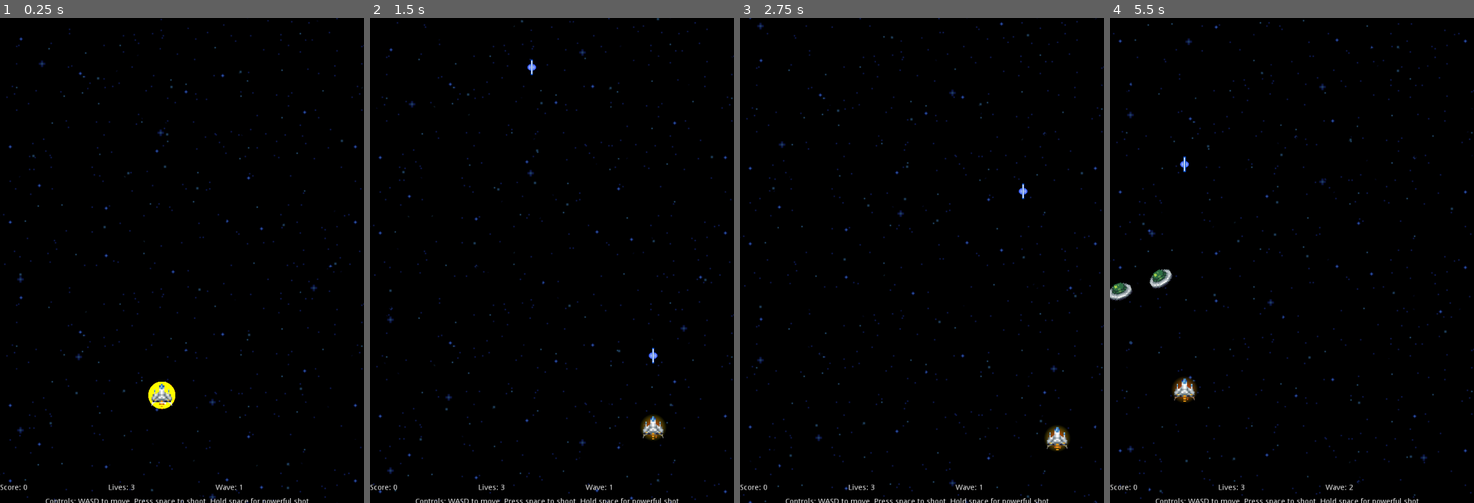
Above: before the commit, frames 1-4 (left to right).
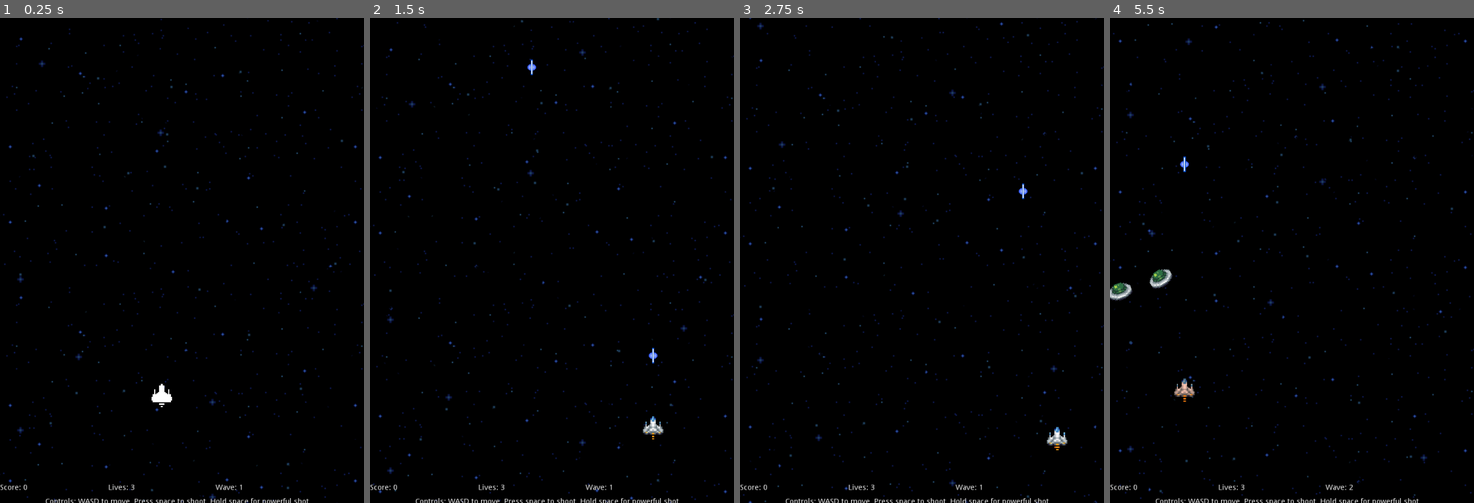
Above: after the commit, the same moments.

Repository: Imacds/ship-project-cs4700
Game: Godot game, scene res://Root.tscn
Same seed, same stepped clock (60 frames per second), same inputs: the game is played once before the commit and once after it.
Inputs:
- Up to frame 1 (0.25 s): no input
- Up to frame 2 (1.5 s): tap Space (shoot) at 0.5, 1.35 s; hold D (move_right) 0.53-1.28 s; hold Space (shoot) 0.53-1.28 s; hold S (move_down) from 1.28 s (still down)
- Up to frame 3 (2.75 s): tap Space (shoot) at 2 s; release S (move_down) at 2.03 s; hold D (move_right) from 2.03 s (still down); hold Space (shoot) from 2.03 s (still down)
- Up to frame 4 (5.5 s): release D (move_right) at 2.78 s; release Space (shoot) at 2.78 s; hold W (move_up) 2.78-3.53 s; tap Space (shoot) at 2.85, 3.5, 4.35 s; hold Space (shoot) 3.53-4.28 s; hold A (move_left) 3.53-5.03 s; hold S (move_down) from 5.03 s (still down); hold Space (shoot) from 5.03 s (still down)

The runs differ from the first frame. In frame 1, 0.3% of the frame differs, in the area x 40-49%, y 75-81%; in frame 2, 0.1%; in frame 3, 0.1%; in frame 4, 0.3%.

Commit message:
Fixed ship color change

Diff:
--- a/Ship.gd
+++ b/Ship.gd
@@ -45,13 +45,13 @@
 func update_ship_colors(delta):
 	if invulnerability > 0.0:
 		invulnerability -= delta
-		get_node("Sprite").modulate = Color(255, 255, 255)
+		get_node("AnimatedSprite").modulate = Color(255, 255, 255)
 	elif charge_counter >= time_til_charged:
-		$Sprite.modulate = Color.red
+		$AnimatedSprite.modulate = Color.red
 	elif charge_counter >= 0.1:
-		$Sprite.modulate = $Sprite.modulate.linear_interpolate(Color.orangered, delta)
+		$AnimatedSprite.modulate = $AnimatedSprite.modulate.linear_interpolate(Color.orangered, delta)
 	else:
-		get_node("Sprite").modulate = Color(1, 1, 1)
+		get_node("AnimatedSprite").modulate = Color(1, 1, 1)
 
 func move(delta):
 	var move_vec = Vector2()
--- a/Ship.tscn
+++ b/Ship.tscn
@@ -1,11 +1,10 @@
-[gd_scene load_steps=10 format=2]
+[gd_scene load_steps=9 format=2]
 
 [ext_resource path="res://Ship.gd" type="Script" id=1]
-[ext_resource path="res://sprites/starshipdark.svg" type="Texture" id=2]
-[ext_resource path="res://sprites/ProposedGraphics/ship0.png" type="Texture" id=3]
-[ext_resource path="res://sprites/ProposedGraphics/ship1.png" type="Texture" id=4]
-[ext_resource path="res://sprites/ProposedGraphics/ship2.png" type="Texture" id=5]
-[ext_resource path="res://sprites/ProposedGraphics/ship3.png" type="Texture" id=6]
+[ext_resource path="res://sprites/ProposedGraphics/ship0.png" type="Texture" id=2]
+[ext_resource path="res://sprites/ProposedGraphics/ship1.png" type="Texture" id=3]
+[ext_resource path="res://sprites/ProposedGraphics/ship2.png" type="Texture" id=4]
+[ext_resource path="res://sprites/ProposedGraphics/ship3.png" type="Texture" id=5]
 
 [sub_resource type="CapsuleShape2D" id=1]
 radius = 11.826
@@ -27,10 +26,6 @@
 [node name="CollisionShape2D" type="CollisionShape2D" parent="."]
 scale = Vector2( 1.5, 0.9 )
 shape = SubResource( 1 )
-
-[node name="Sprite" type="Sprite" parent="."]
-scale = Vector2( 0.1, 0.1 )
-texture = ExtResource( 2 )
 
 [node name="BulletsSpawn" type="Node2D" parent="."]
 position = Vector2( 0, -20 )
Not shown: 1 places in Ship.tscn that only renumber resources
Binary file removed: sprites/ProposedGraphics/shieldicon.bmp
Not shown, removed: sprites/ProposedGraphics/shieldicon.bmp.import
